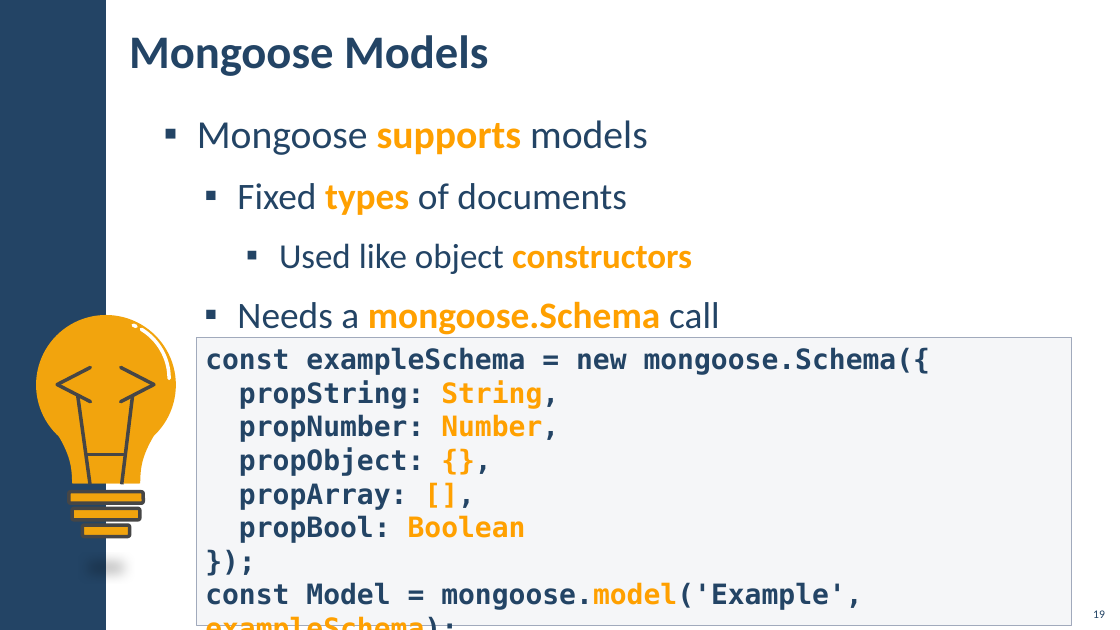
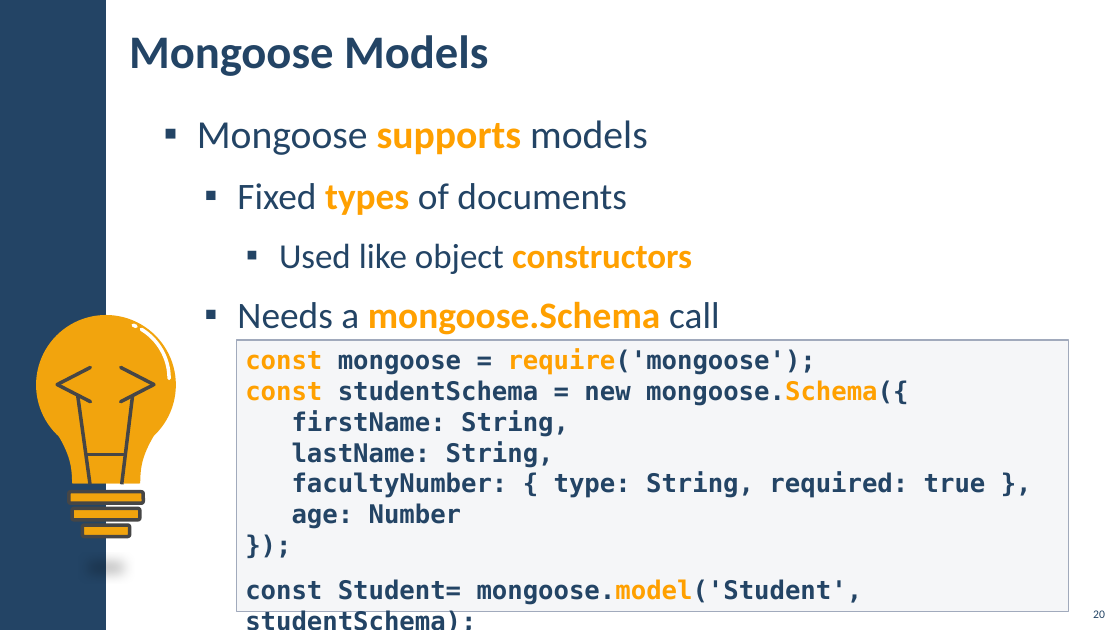
Before and after one commit to ErayErol/Software-University-Courses, a slide deck: slide 20 of 2021.09 - [ JS Back End ]/05 - [ NoSQL And MongoDB ]/00 - [ Resources ]/Presentation.pptx (slide 19 before the commit). Drawn at 1120x630 pixels with LibreOffice and Linux fonts; fonts in the diff are those of the drawing; background and template pictures are left out. Boxes give left, top, right and bottom in pixels: in the first picture for what was removed or moved away, otherwise in the second. Text is boxed around its words. In the diff, an @@ line names an element or a change of style, - is before the commit and + after.

```diff
--- a/2021.09 - [ JS Back End ]/05 - [ NoSQL And MongoDB ]/00 - [ Resources ]/Presentation.pptx
+++ b/2021.09 - [ JS Back End ]/05 - [ NoSQL And MongoDB ]/00 - [ Resources ]/Presentation.pptx
@@ rectangle "const mongoose = require('mongoose');": place and size @@
-rectangle "const mongoose = require('mongoose');" at [197, 338, 1071, 626]
+rectangle "const mongoose = require('mongoose');" at [237, 340, 1069, 612]
@@ rectangle "const mongoose = require('mongoose');" at [237, 340, 1069, 612]: size 24 to 22 pt in "});" @@
@@ text in rectangle at [245, 349, 986, 529]: text changed; size 24 to 22 pt @@
-const exampleSchema = new mongoose.Schema({
-propString: String,
-propNumber: Number,
-propObject: {},
-propArray: [],
-propBool: Boolean
+const mongoose = require('mongoose');
+const studentSchema = new mongoose.Schema({
+firstName: String,
+lastName: String,
+facultyNumber: { type: String, required: true },
+age: Number
@@ text in rectangle at [245, 579, 863, 605]: text changed; size 24 to 22 pt @@
-const Model = mongoose.model('Example', exampleSchema);
+const Student= mongoose.model('Student', studentSchema);
@@ page number at [1093, 610, 1105, 618]: text changed @@
-19
+20
```
Also in this commit, not shown: 21 other slides changed, 6 slides added.
